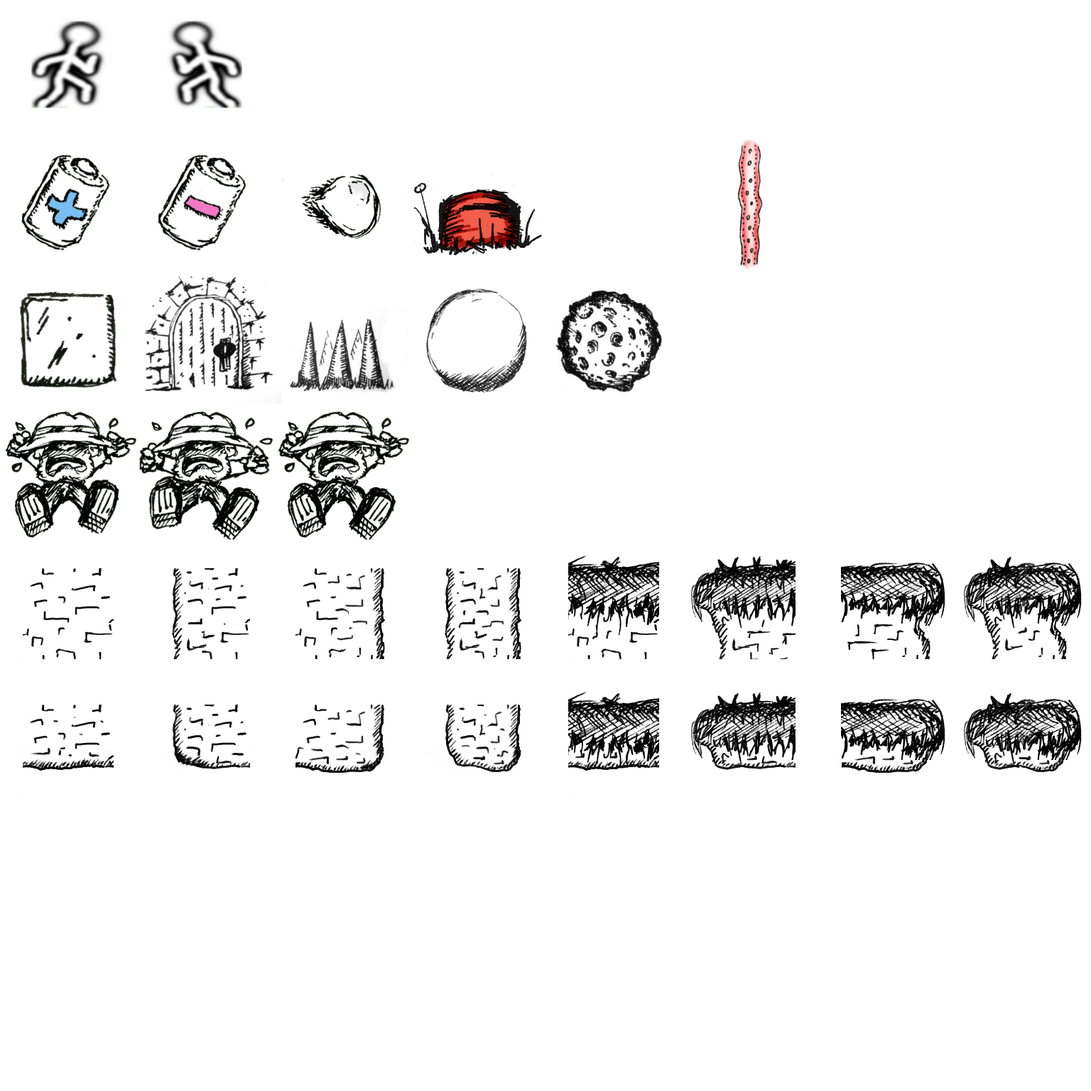
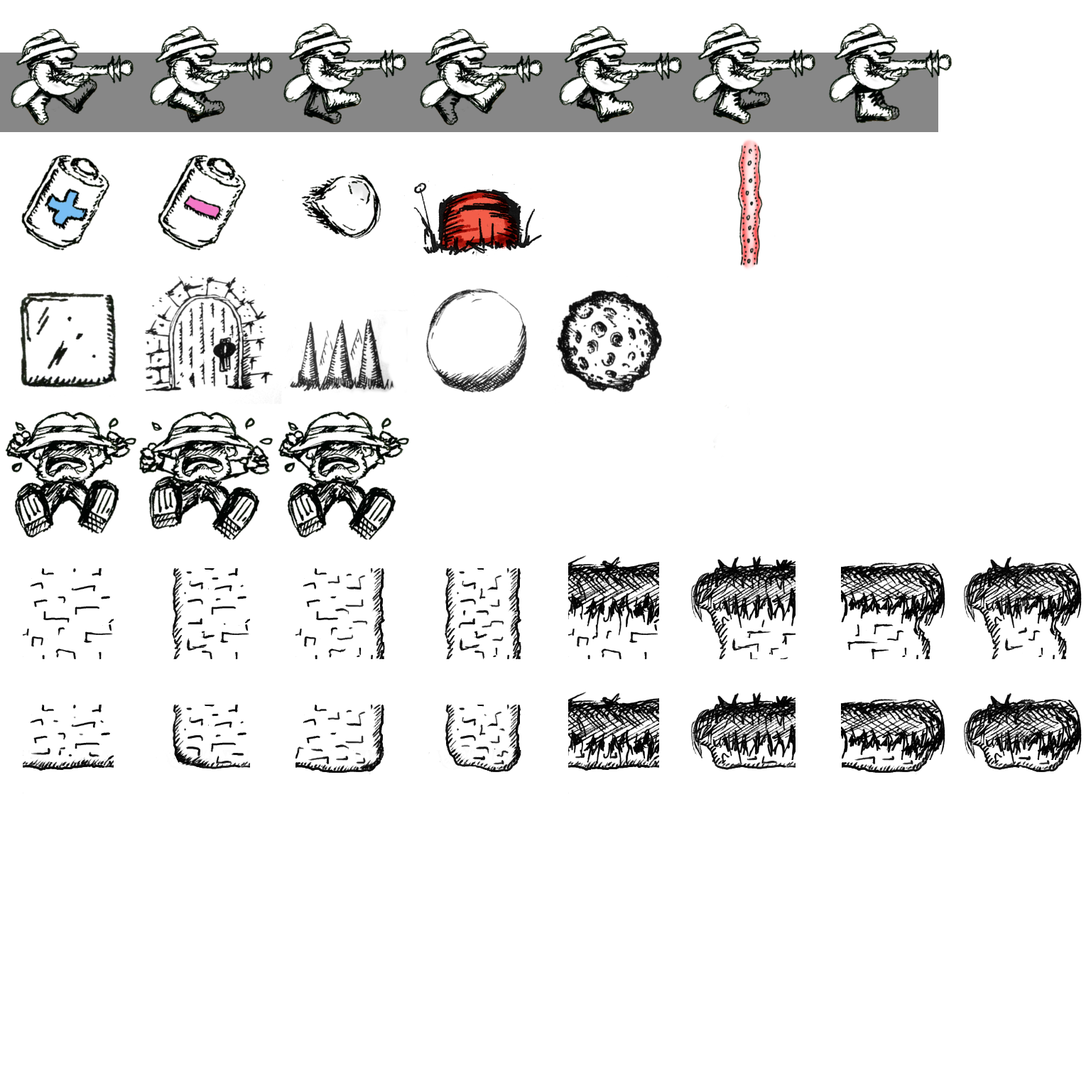
Comparing the layer stacks of the two 1091 × 1091 images. Changes:
painted on "Layer #4" over (9, 22, 953, 112)
painted on "Layer #1" over (17, 71, 895, 450)
added layer "Layer #5" (darken, 47%) above "Layer #3" over (0, 52, 939, 133)
painted on "Layer #3" over (30, 20, 902, 126)
